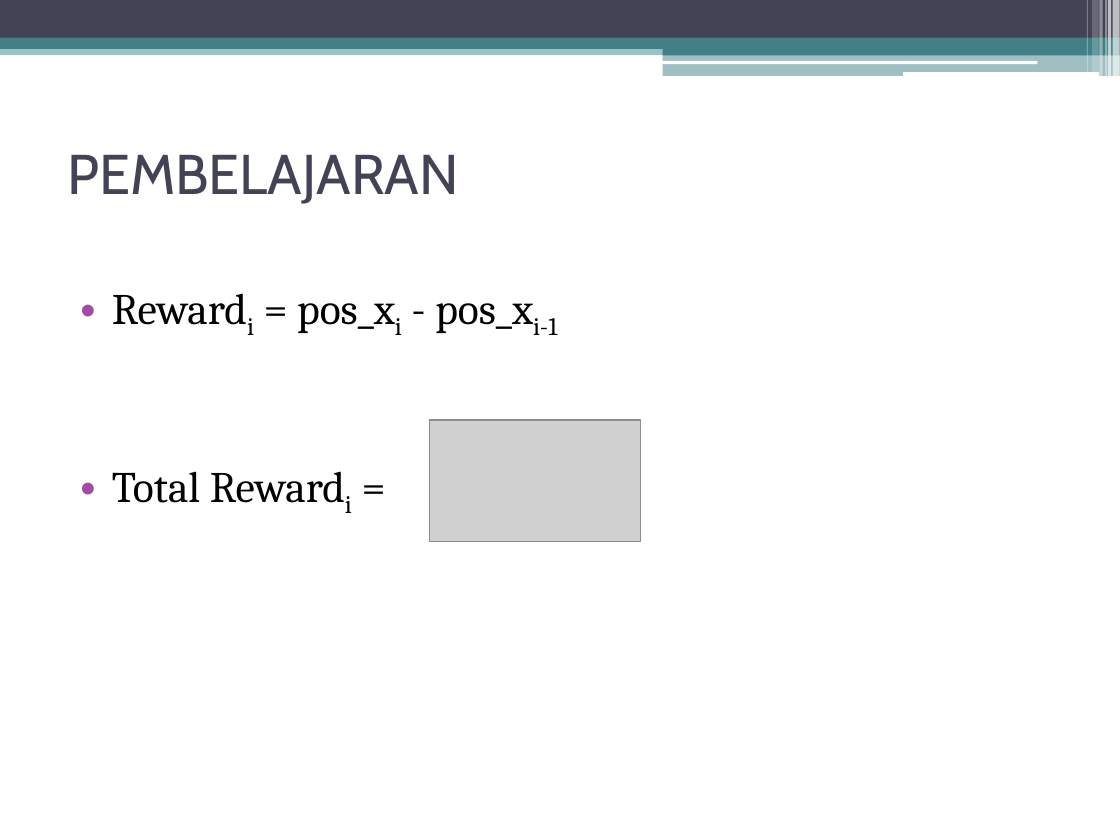
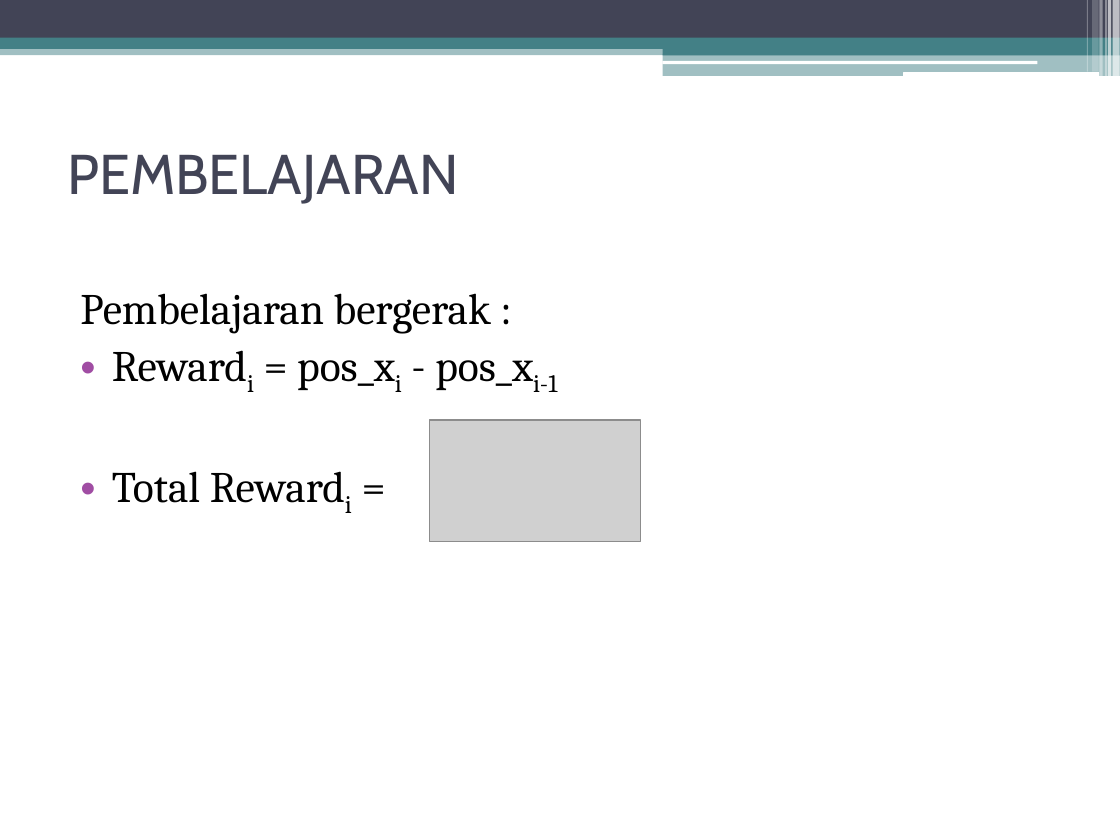
Before and after one commit to dcomputare/Tugas-Akhir, a slide deck: slide 8 of TA bab 1-4/PENGEMBANGAN BOT PADA GAME GANG GARRISON 2 DENGAN.pptx (slide 7 before the commit). Drawn at 1120x840 pixels with LibreOffice and Linux fonts; fonts in the diff are those of the drawing; grey boxes stand for pictures. Boxes give left, top, right and bottom in pixels: in the first picture for what was removed or moved away, otherwise in the second. Text is boxed around its words. In the diff, an @@ line names an element or a change of style, - is before the commit and + after.

```diff
--- a/TA bab 1-4/PENGEMBANGAN BOT PADA GAME GANG GARRISON 2 DENGAN.pptx
+++ b/TA bab 1-4/PENGEMBANGAN BOT PADA GAME GANG GARRISON 2 DENGAN.pptx
@@ text at (x1=80, y1=293, x2=491, y2=334): paragraph added @@
+Pembelajaran bergerak :
```
Also in this commit, not shown: 1 other slide changed, 2 slides added, 1 slide removed.
